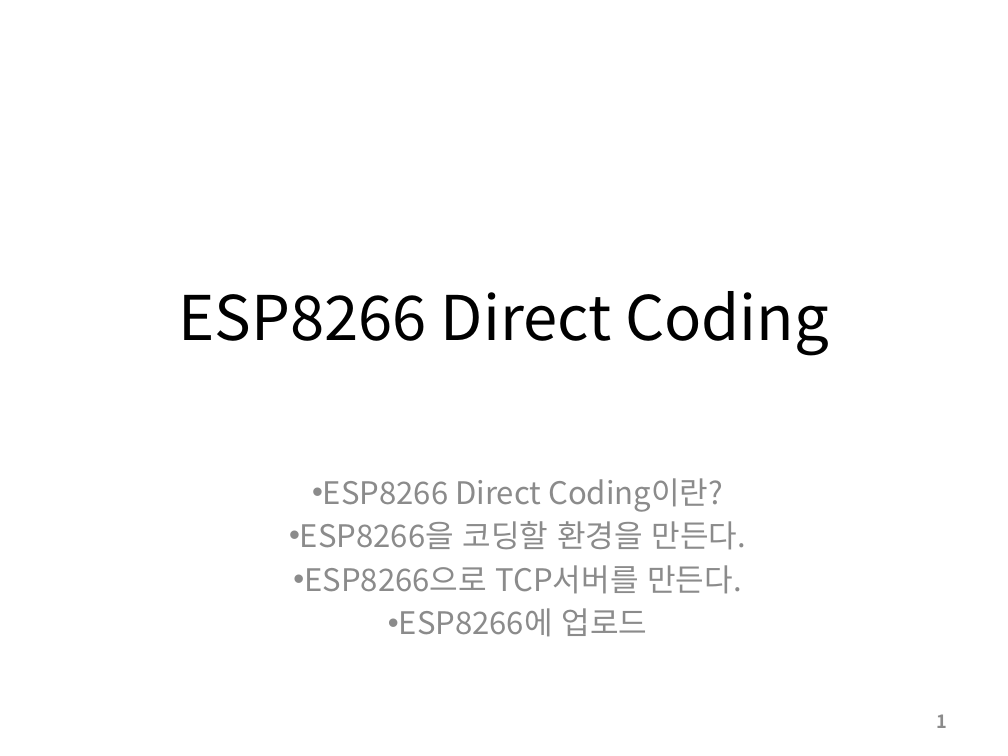
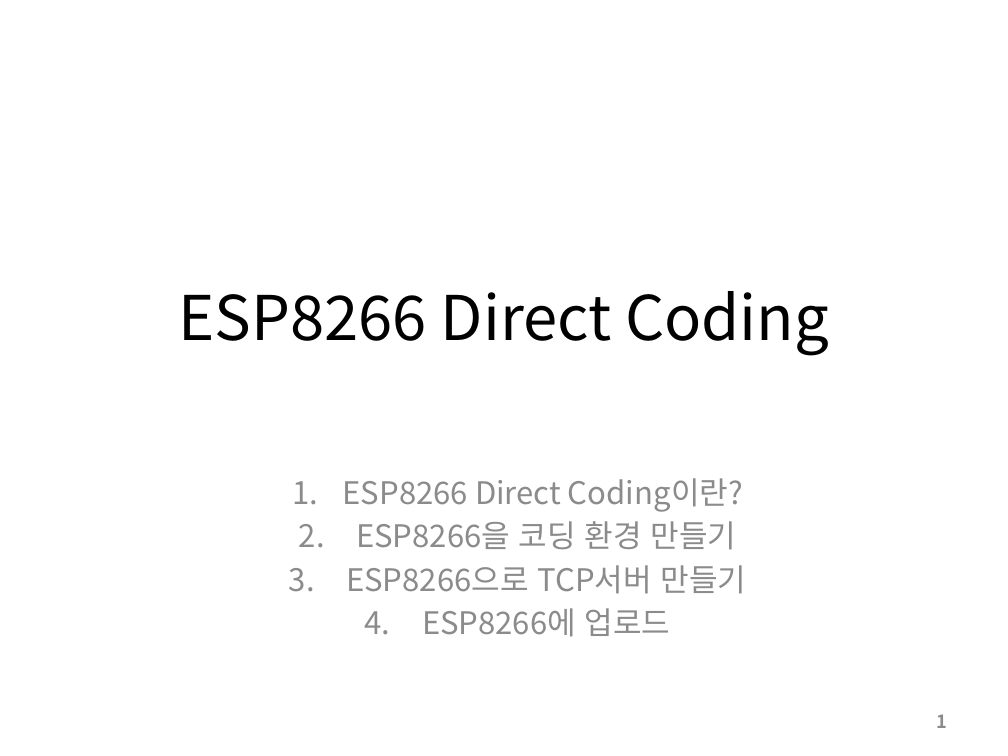
Before and after one commit to SleeperKKY/ESP8266, a slide deck: slide 1 of ESP8266 Direct Coding.pptx. Drawn at 1008x756 pixels with LibreOffice and Linux fonts; fonts in the diff are those of the drawing. Boxes give left, top, right and bottom in pixels: in the first picture for what was removed or moved away, otherwise in the second. Text is boxed around its words. In the diff, an @@ line names an element or a change of style, - is before the commit and + after.

```diff
--- a/ESP8266 Direct Coding.pptx
+++ b/ESP8266 Direct Coding.pptx
@@ subtitle at box(343, 478, 743, 637): bullet • to 1. @@
@@ subtitle at box(346, 521, 747, 594): text changed @@
-• ESP8266을 코딩할 환경을 만든다.
-• ESP8266으로 TCP서버를 만든다.
+2. ESP8266을 코딩 환경 만들기
+3. ESP8266으로 TCP서버 만들기
```
Also in this commit, not shown: 16 other slides changed, 4 slides added, 1 other file.
